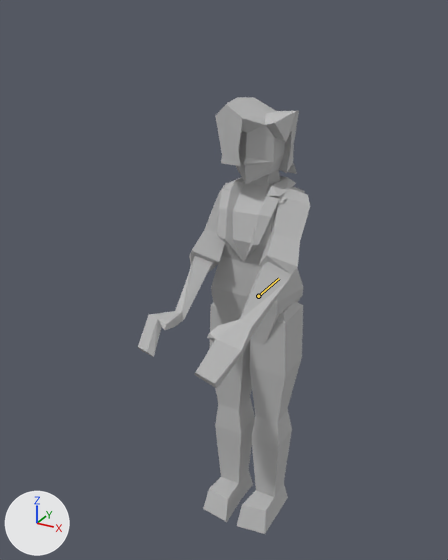
What one commit did to the glTF model Assets/Models/Character Models/Carmen/Carmen Model.glb.
The view is the same before and after, from a 50 mm camera at (13.2, -27.7, 23.4) aimed at (-0.7, -2.4, 10.8). The axes (+X, +Y, +Z) are drawn at lower left. The lights are the same throughout. The picture after the commit comes second. Both versions are drawn at frame 0 of the action 'SittingUpperLoop'; the numbers are the values there. The bones that change are drawn over the model as lines.
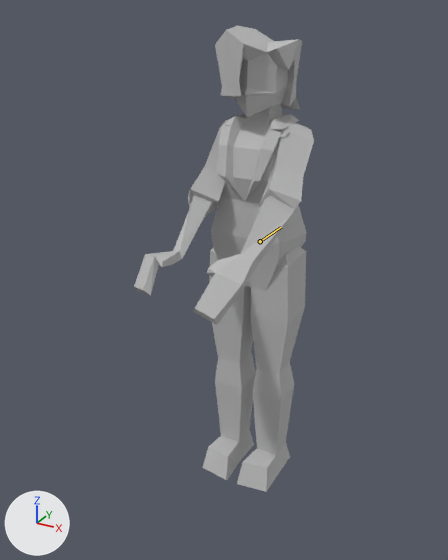
Where the change shows, as pixel boxes [x1, y1, x2, y2] in the pictures (448 x 560 px):
'Mesh_1', posed (7% taller): before [211, 170, 305, 345]; after [211, 103, 308, 291]
'Mesh_3', posed: before [194, 187, 310, 388]; after [193, 121, 314, 325]
'Mesh_5', posed: before [236, 301, 303, 534]; after [237, 246, 306, 492]
'Mesh_0', posed: before [215, 97, 299, 184]; after [215, 26, 302, 117]
'Mesh_4', posed (6% taller): before [203, 302, 255, 521]; after [202, 247, 256, 480]
'Mesh_2', posed: before [138, 183, 228, 357]; after [134, 120, 227, 296]
bone 'LowerTorso', root to tip: before (258, 296) to (279, 278); after (260, 241) to (281, 227)

The change in detail:
Bone 'LowerTorso' (bone_lowertorso) moves from (0.0, 0.0, -4.75) to (0.0, 0.0, -1.58).
